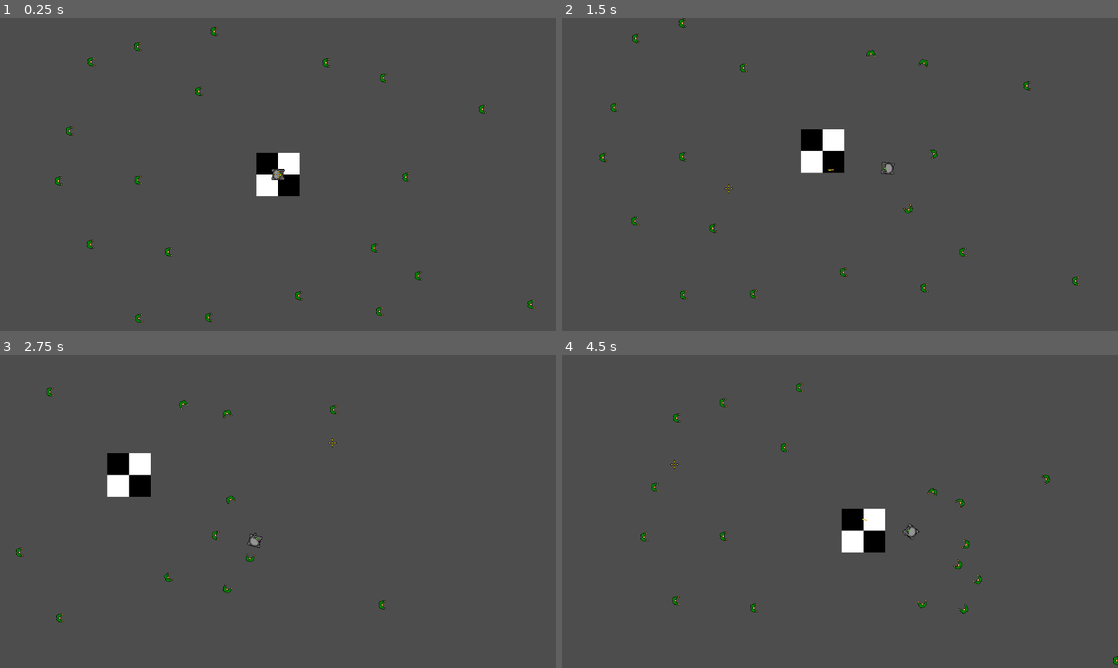
Above: before the commit, frames 1-4 (two rows, left to right).
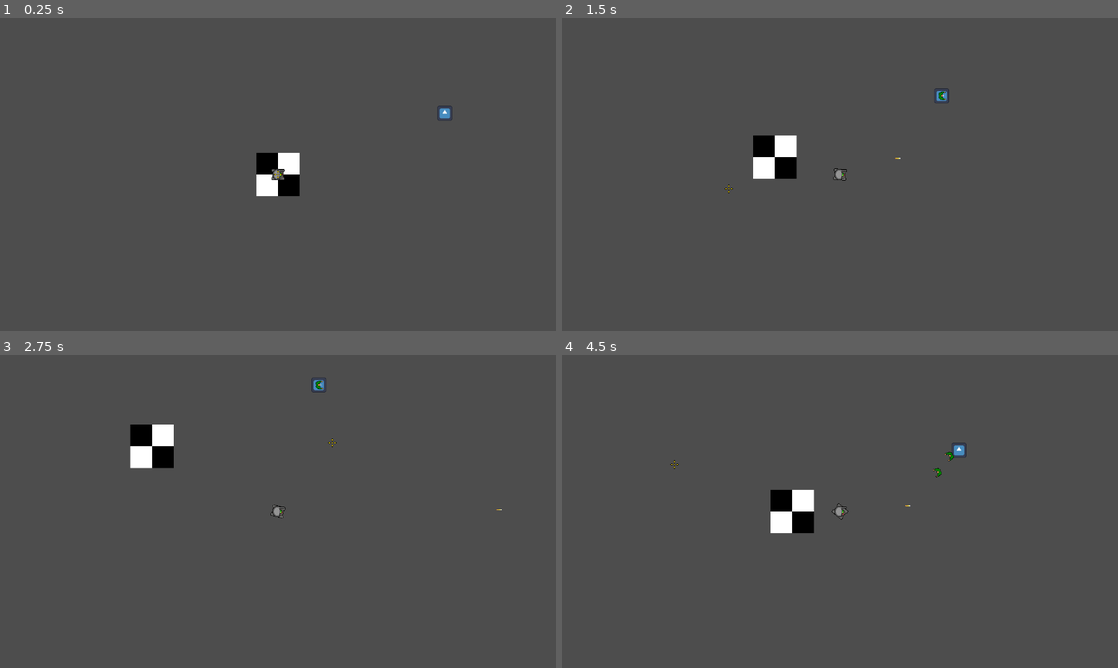
Above: after the commit, the same moments.

Repository: EMajesty/undead-annihilator
Game: Godot game, scene res://scenes/hell.tscn
Same seed, same stepped clock (60 frames per second), same inputs: the game is played once before the commit and once after it. The engine's default icon, where the game draws it, is replaced by a stand-in: a white triangle on a blue panel in a dark square.
Inputs (mouse positions are in pixels of both pictures, inside the frame that each line leads up to):
- Up to frame 1 (0.25 s): no input
- Up to frame 2 (1.5 s): tap Enter at 0.5 s; move the mouse to (962, 158) at 0.52 s; hold D (right, bound only before the commit) 0.53-1.28 s; click (962, 158) at 0.6 s; move the mouse to (728, 190) at 1.27 s; hold S (down, bound only before the commit) from 1.28 s (still down); click (728, 190) at 1.35 s
- Up to frame 3 (2.75 s): move the mouse to (333, 442) at 2.02 s; release S (down, bound only before the commit) at 2.03 s; hold D (right, bound only before the commit) from 2.03 s (still down); click (333, 442) at 2.1 s
- Up to frame 4 (4.5 s): move the mouse to (812, 574) at 2.77 s; release D (right, bound only before the commit) at 2.78 s; hold W (up, bound only before the commit) 2.78-3.53 s; click (812, 574) at 2.85 s; move the mouse to (1006, 558) at 3.52 s; hold A (left, bound only before the commit) from 3.53 s (still down); click (1006, 558) at 3.6 s; move the mouse to (673, 464) at 4.27 s; click (673, 464) at 4.35 s

The runs differ from the first frame. In frame 1, 0.6% of the frame differs, in the area x 9-97%, y 2-98%; in frame 2, 2.8%; in frame 3, 2.3%; in frame 4, 2.8%, in the area x 14-100%, y 9-100%.

Commit message:
twin stick controls, added mob spawner

Diff:
--- a/project.godot
+++ b/project.godot
@@ -28,34 +28,60 @@
 
 [input]
 
-up={
+move_up={
 "deadzone": 0.5,
 "events": [Object(InputEventKey,"resource_local_to_scene":false,"resource_name":"","device":0,"window_id":0,"alt_pressed":false,"shift_pressed":false,"ctrl_pressed":false,"meta_pressed":false,"pressed":false,"keycode":0,"physical_keycode":87,"key_label":0,"unicode":0,"echo":false,"script":null)
+, Object(InputEventJoypadMotion,"resource_local_to_scene":false,"resource_name":"","device":-1,"axis":1,"axis_value":-1.0,"script":null)
 ]
 }
-down={
+move_down={
 "deadzone": 0.5,
 "events": [Object(InputEventKey,"resource_local_to_scene":false,"resource_name":"","device":0,"window_id":0,"alt_pressed":false,"shift_pressed":false,"ctrl_pressed":false,"meta_pressed":false,"pressed":false,"keycode":0,"physical_keycode":83,"key_label":0,"unicode":0,"echo":false,"script":null)
+, Object(InputEventJoypadMotion,"resource_local_to_scene":false,"resource_name":"","device":-1,"axis":1,"axis_value":1.0,"script":null)
 ]
 }
-left={
+move_left={
 "deadzone": 0.5,
 "events": [Object(InputEventKey,"resource_local_to_scene":false,"resource_name":"","device":0,"window_id":0,"alt_pressed":false,"shift_pressed":false,"ctrl_pressed":false,"meta_pressed":false,"pressed":false,"keycode":0,"physical_keycode":65,"key_label":0,"unicode":0,"echo":false,"script":null)
+, Object(InputEventJoypadMotion,"resource_local_to_scene":false,"resource_name":"","device":-1,"axis":0,"axis_value":-1.0,"script":null)
 ]
 }
-right={
+move_right={
 "deadzone": 0.5,
 "events": [Object(InputEventKey,"resource_local_to_scene":false,"resource_name":"","device":0,"window_id":0,"alt_pressed":false,"shift_pressed":false,"ctrl_pressed":false,"meta_pressed":false,"pressed":false,"keycode":0,"physical_keycode":68,"key_label":0,"unicode":0,"echo":false,"script":null)
+, Object(InputEventJoypadMotion,"resource_local_to_scene":false,"resource_name":"","device":-1,"axis":0,"axis_value":1.0,"script":null)
 ]
 }
-lmb={
+shoot_primary={
 "deadzone": 0.5,
 "events": [Object(InputEventMouseButton,"resource_local_to_scene":false,"resource_name":"","device":-1,"window_id":0,"a …(253 unchanged characters)…
+, Object(InputEventJoypadButton,"resource_local_to_scene":false,"resource_name":"","device":-1,"button_index":10,"pressure":0.0,"pressed":false,"script":null)
 ]
 }
-rmb={
+shoot_secondary={
 "deadzone": 0.5,
 "events": [Object(InputEventMouseButton,"resource_local_to_scene":false,"resource_name":"","device":-1,"window_id":0,"a …(253 unchanged characters)…
+, Object(InputEventJoypadButton,"resource_local_to_scene":false,"resource_name":"","device":-1,"button_index":9,"pressure":0.0,"pressed":false,"script":null)
+]
+}
+aim_up={
+"deadzone": 0.5,
+"events": [Object(InputEventJoypadMotion,"resource_local_to_scene":false,"resource_name":"","device":-1,"axis":3,"axis_value":-1.0,"script":null)
+]
+}
+aim_down={
+"deadzone": 0.5,
+"events": [Object(InputEventJoypadMotion,"resource_local_to_scene":false,"resource_name":"","device":-1,"axis":3,"axis_value":1.0,"script":null)
+]
+}
+aim_left={
+"deadzone": 0.5,
+"events": [Object(InputEventJoypadMotion,"resource_local_to_scene":false,"resource_name":"","device":-1,"axis":2,"axis_value":-1.0,"script":null)
+]
+}
+aim_right={
+"deadzone": 0.5,
+"events": [Object(InputEventJoypadMotion,"resource_local_to_scene":false,"resource_name":"","device":-1,"axis":2,"axis_value":1.0,"script":null)
 ]
 }
 
--- a/scenes/hell.tscn
+++ b/scenes/hell.tscn
@@ -1,10 +1,11 @@
-[gd_scene load_steps=6 format=3 uid="uid://yfk7nmu060le"]
+[gd_scene load_steps=7 format=3 uid="uid://yfk7nmu060le"]
 
 [ext_resource type="PackedScene" uid="uid://dxucgtbx7fxtm" path="res://scenes/player.tscn" id="2_0g8qk"]
 [ext_resource type="Texture2D" uid="uid://21tw1icy3jhi" path="res://art/check.png" id="2_aj5vv"]
 [ext_resource type="PackedScene" uid="uid://bejr6ss5iv4ob" path="res://scenes/crosshair.tscn" id="3_aimrc"]
 [ext_resource type="PackedScene" uid="uid://dmdehvhellgyr" path="res://scenes/ui.tscn" id="5_46krt"]
-[ext_resource type="PackedScene" uid="uid://csrv6ecnrcbww" path="res://scenes/enemy.tscn" id="5_ownmu"]
+[ext_resource type="PackedScene" uid="uid://c2854ydgprnxy" path="res://scenes/map.tscn" id="6_3r82o"]
+[ext_resource type="PackedScene" uid="uid://dtpkkqmjhqh5f" path="res://scenes/mobspawner.tscn" id="7_xn35n"]
 
 [node name="HELL" type="Node2D"]
 
@@ -17,62 +18,7 @@
 
 [node name="ui" parent="." instance=ExtResource("5_46krt")]
 
-[node name="enemy" parent="." instance=ExtResource("5_ownmu")]
-position = Vector2(-324, -294)
+[node name="map" parent="." instance=ExtResource("6_3r82o")]
 
-[node name="enemy2" parent="." instance=ExtResource("5_ownmu")]
-position = Vector2(-160, 329)
-
-[node name="enemy3" parent="." instance=ExtResource("5_ownmu")]
-position = Vector2(322, 233)
-
-[node name="enemy4" parent="." instance=ExtResource("5_ownmu")]
-position = Vector2(470, -150)
-
-[node name="enemy5" parent="." instance=ExtResource("5_ownmu")]
-position = Vector2(294, 6)
-
-[node name="enemy6" parent="." instance=ExtResource("5_ownmu")]
-position = Vector2(-431, -259)
-
-[node name="enemy7" parent="." instance=ExtResource("5_ownmu")]
-position = Vector2(-506, 15)
-
-[node name="enemy8" parent="." instance=ExtResource("5_ownmu")]
-position = Vector2(233, 315)
-
-[node name="enemy9" parent="." instance=ExtResource("5_ownmu")]
-position = Vector2(242, -222)
-
-[node name="enemy10" parent="." instance=ExtResource("5_ownmu")]
-position = Vector2(221, 169)
-
-[node name="enemy11" parent="." instance=ExtResource("5_ownmu")]
-position = Vector2(-321, 331)
-
-[node name="enemy12" parent="." instance=ExtResource("5_ownmu")]
-position = Vector2(47, 279)
-
-[node name="enemy13" parent="." instance=ExtResource("5_ownmu")]
-position = Vector2(582, 299)
-
-[node name="enemy14" parent="." instance=ExtResource("5_ownmu")]
-position = Vector2(-433, 161)
-
-[node name="enemy15" parent="." instance=ExtResource("5_ownmu")]
-position = Vector2(-481, -100)
-
-[node name="enemy16" parent="." instance=ExtResource("5_ownmu")]
-position = Vector2(-253, 178)
-
-[node name="enemy17" parent="." instance=ExtResource("5_ownmu")]
-position = Vector2(-323, 13)
-
-[node name="enemy18" parent="." instance=ExtResource("5_ownmu")]
-position = Vector2(110, -257)
-
-[node name="enemy19" parent="." instance=ExtResource("5_ownmu")]
-position = Vector2(-183, -191)
-
-[node name="enemy20" parent="." instance=ExtResource("5_ownmu")]
-position = Vector2(-148, -329)
+[node name="mobspawner" parent="." instance=ExtResource("7_xn35n")]
+position = Vector2(384, -141)
--- /dev/null
+++ b/scenes/map.tscn
@@ -0,0 +1,9 @@
+[gd_scene load_steps=2 format=3 uid="uid://c2854ydgprnxy"]
+
+[ext_resource type="Texture2D" uid="uid://d0beag38mshr0" path="res://art/sprites/lamp.png" id="1_iyofm"]
+
+[node name="map" type="Node2D"]
+
+[node name="PointLight2D" type="PointLight2D" parent="."]
+position = Vector2(121, 81)
+texture = ExtResource("1_iyofm")
--- /dev/null
+++ b/scenes/mobspawner.tscn
@@ -0,0 +1,25 @@
+[gd_scene load_steps=4 format=3 uid="uid://dtpkkqmjhqh5f"]
+
+[ext_resource type="Script" path="res://scripts/mobspawner.gd" id="1_oa1th"]
+[ext_resource type="Texture2D" uid="uid://bbfu4d05xeut6" path="res://art/icon.svg" id="2_plnj7"]
+
+[sub_resource type="CircleShape2D" id="CircleShape2D_sq4kp"]
+radius = 22.0
+
+[node name="mobspawner" type="Node2D"]
+script = ExtResource("1_oa1th")
+
+[node name="Sprite2D" type="Sprite2D" parent="."]
+position = Vector2(9.53674e-07, 2.38419e-07)
+scale = Vector2(0.265625, 0.265625)
+texture = ExtResource("2_plnj7")
+
+[node name="Timer" type="Timer" parent="."]
+autostart = true
+
+[node name="spawnarea" type="Area2D" parent="."]
+
+[node name="CollisionShape2D" type="CollisionShape2D" parent="spawnarea"]
+shape = SubResource("CircleShape2D_sq4kp")
+
+[connection signal="timeout" from="Timer" to="." method="_on_timer_timeout"]
--- a/scenes/player.tscn
+++ b/scenes/player.tscn
@@ -8,6 +8,7 @@
 radius = 13.0
 
 [node name="player" type="CharacterBody2D"]
+motion_mode = 1
 script = ExtResource("1_fyadw")
 
 [node name="CollisionShape2D" type="CollisionShape2D" parent="."]
--- a/scenes/weapon_mg.tscn
+++ b/scenes/weapon_mg.tscn
@@ -11,3 +11,7 @@
 
 [node name="weapon" type="Sprite2D" parent="."]
 texture = ExtResource("1_5m7cd")
+
+[node name="firerate" type="Timer" parent="."]
+wait_time = 0.05
+one_shot = true
--- a/scripts/bullet.gd
+++ b/scripts/bullet.gd
@@ -16,7 +16,7 @@
 	#	body.queue_free()
 	#	queue_free()
 	if body.has_method("get_hit"):
-		body.get_hit()
+		body.get_hit(20)
 
 func _on_timer_timeout():
 	queue_free()
--- a/scripts/camera.gd
+++ b/scripts/camera.gd
@@ -6,7 +6,8 @@
 
 # Called every frame. 'delta' is the elapsed time since the previous frame.
 func _process(delta):
-	var mouse_pos = get_global_mouse_position()
+	#var mouse_pos = get_global_mouse_position()
 
 	# TODO: clamp this so left/right look does not exceed up/down
-	$".".position =  lerp($"../../player".position, mouse_pos, 0.3)
+	#$".".position =  lerp($"../../player".position, mouse_pos, 0.3)
+	$".".position = $"../../player".position
--- a/scripts/enemy.gd
+++ b/scripts/enemy.gd
@@ -13,11 +13,10 @@
 func _physics_process(delta):
 	if target:
 		$".".look_at(target.global_position)
-		var velocity = global_position.direction_to(target.global_position)
+		velocity = global_position.direction_to(target.global_position)
 		move_and_collide(velocity * SPEED * delta)
 
 func _on_area_2d_body_entered(body):
-	print(body.name)
 	if body.name == "player":
 		target = body
 
@@ -25,11 +24,11 @@
 	if body.name == "player":
 		target = null
 """
-func get_hit():
-	health -= 20
+func get_hit(damage):
+	health -= damage
 
 func die():
 	var s = splatter.instantiate()
-	owner.add_child(s)
+	#owner.add_child(s)
 	s.transform = $".".global_transform
 	queue_free()
--- /dev/null
+++ b/scripts/mobspawner.gd
@@ -0,0 +1,19 @@
+extends Node2D
+
+var enemy = preload("res://scenes/enemy.tscn")
+# Called when the node enters the scene tree for the first time.
+func _ready():
+	pass # Replace with function body.
+
+
+# Called every frame. 'delta' is the elapsed time since the previous frame.
+func _process(delta):
+	pass
+
+
+func _on_timer_timeout():
+	print($spawnarea.get_overlapping_bodies())
+	if !$spawnarea.has_overlapping_bodies():
+		var e = enemy.instantiate()
+		owner.add_child(e)
+		e.transform = $spawnarea.global_transform
--- a/scripts/player.gd
+++ b/scripts/player.gd
@@ -1,28 +1,32 @@
 extends CharacterBody2D
 
 const SPEED = 200.0
+var look = Vector2()
+var move_vector
+var look_vector
 
 func _init():
 	pass
 
 func _process(delta):
-	# lerp this later
-	$weapon_mg.look_at(get_global_mouse_position())
+	move_vector = Input.get_vector("move_left", "move_right", "move_up", "move_down")
+	look_vector = Input.get_vector("aim_left", "aim_right", "aim_up", "aim_down")
 
-	# Get the input direction and handle the movement/deceleration.
-	var horizontal = Input.get_axis("left", "right")
-	if horizontal:
-		velocity.x = horizontal * SPEED
-	else:
-		velocity.x = move_toward(velocity.x, 0, SPEED)
+	velocity = move_vector * SPEED
 
-	var vertical = Input.get_axis("up", "down")
-	if vertical:
-		velocity.y = vertical * SPEED
-	else:
-		velocity.y = move_toward(velocity.y, 0, SPEED)
+	if look_vector != Vector2.ZERO:
+		$weapon_mg.rotation = atan2(look_vector.y, look_vector.x)
 
 	if velocity != Vector2.ZERO:
-		$legs.rotation = lerp($legs.rotation, atan2(velocity.y, velocity.x), 0.005)
+		$legs.rotation = lerp($legs.rotation, atan2(move_vector.y, move_vector.x), 0.005)
 
 	move_and_slide()
+
+func _physics_process(delta):
+	aim()
+
+func aim():
+	# lerp this later
+	#$weapon_mg.look_at(get_global_mouse_position())
+	look.y = Input.get_axis("aim_left", "aim_right")
+	look.x = Input.get_axis("aim_up", "aim_down")
--- a/scripts/weapon_mg.gd
+++ b/scripts/weapon_mg.gd
@@ -1,13 +1,17 @@
 extends Node2D
 
+var rng = RandomNumberGenerator.new()
 var bullet = preload("res://scenes/bullet.tscn")
 
 func _process(delta):
 
-	if Input.is_action_just_pressed("lmb"):
-		shoot()
+	if Input.is_action_pressed("shoot_primary"):
+		if $firerate.is_stopped():
+			$firerate.start()
+			shoot()
 
 func shoot():
 	var b = bullet.instantiate()
 	owner.owner.add_child(b)
 	b.transform = $muzzle.global_transform
+	b.rotation = b.rotation + rng.randf_range(-0.05, 0.05)
Binary file changed: art/sprites/bullet1.aseprite
Binary file changed: art/sprites/bullet1.png
Binary file added: art/sprites/lamp.aseprite
Binary file added: art/sprites/lamp.png
Not shown, added: art/sprites/lamp.png.import
